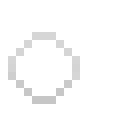
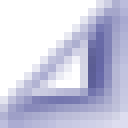
Layered file, before and after one edit (128 × 128). Changes by layer:
hid "task inactive", painted on it over [8,32,80,104]
showed "mylar apply" over [0,0,128,128]
